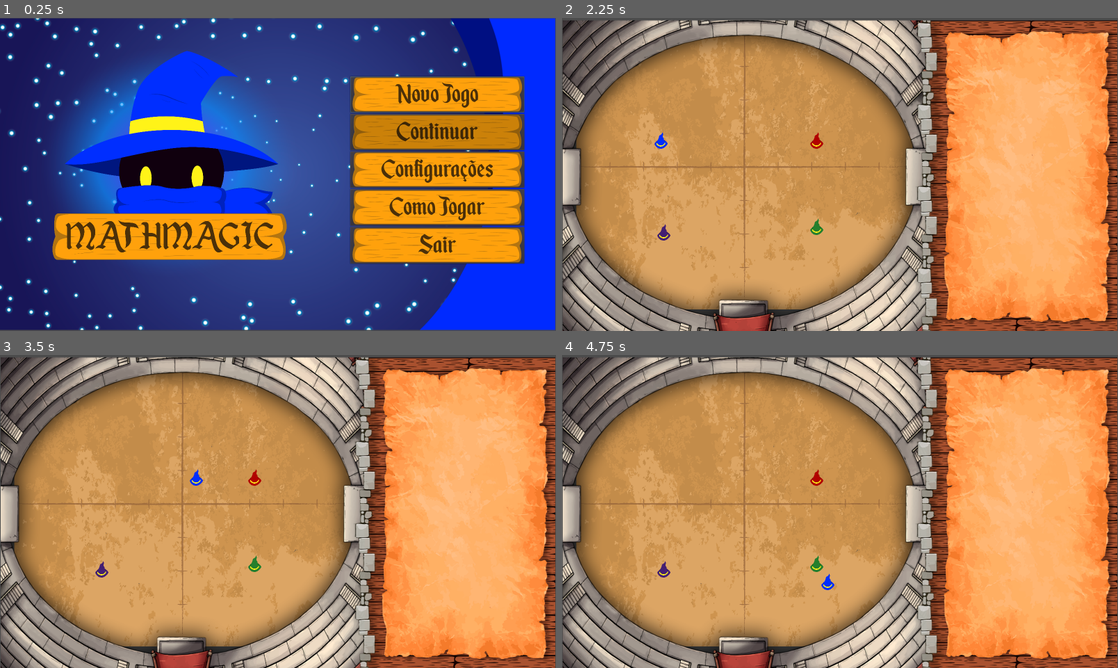
Above: before the commit, frames 1-4 (two rows, left to right).
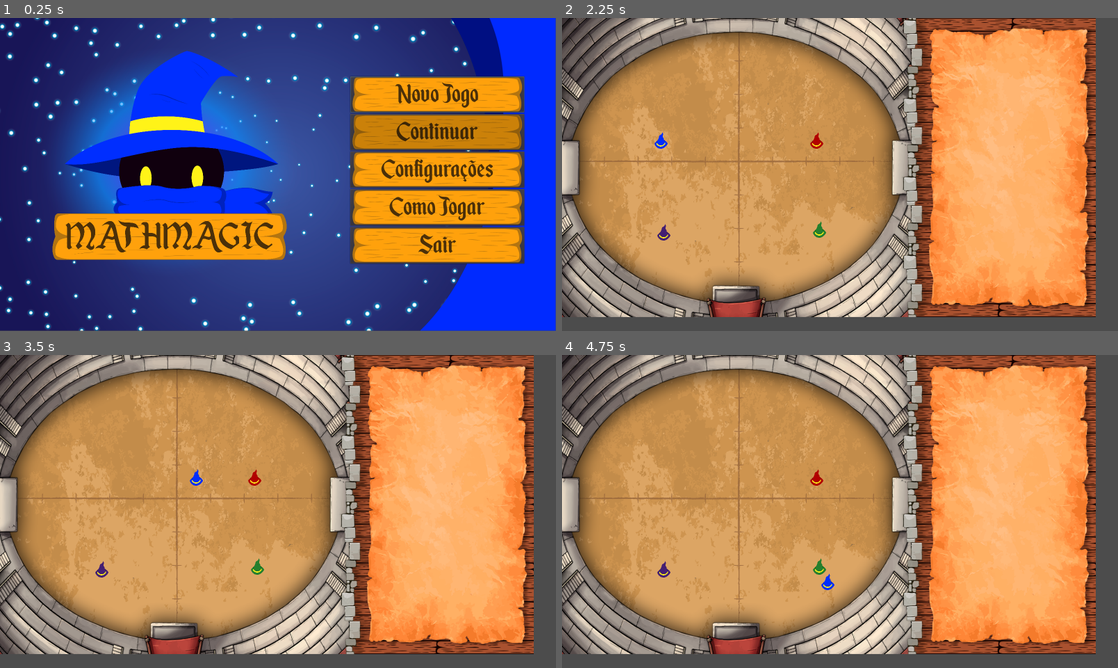
Above: after the commit, the same moments.

Repository: laraesquivel/math_magic
Game: Godot game, scene res://Menu.tscn
The game is run twice, just before and just after one commit, with the same random seed, the same clock (stepped at 60 frames per second) and the same inputs.
Inputs (mouse positions are in pixels of both pictures, inside the frame that each line leads up to):
- Up to frame 1 (0.25 s): no input
- Up to frame 2 (2.25 s): click (1001, 205) at 0.5 s; click (1001, 205) at 1.25 s; click (1001, 93) at 2 s
- Up to frame 3 (3.5 s): tap Enter at 2.75 s; hold D (ui_right) from 2.78 s (still down)
- Up to frame 4 (4.75 s): tap Space at 3.5 s; release D (ui_right) at 3.53 s; hold S (ui_down) 3.53-4.28 s; hold D (ui_right) from 4.28 s (still down)

The runs differ from the first frame. In frame 1, 1.5% of the frame differs, in the area x 0-100%, y 0-100%; in frame 2, 43%; in frame 3, 43%; in frame 4, 43%.

Commit message:
Maquina de estado de jogo incompleta

Diff:
--- a/Cenas/Fase1.tscn
+++ b/Cenas/Fase1.tscn
@@ -13,44 +13,48 @@
 [sub_resource type="RectangleShape2D" id=1]
 extents = Vector2( 21.75, 16.3125 )
 
-[node name="Fase1" type="Node2D"]
+[node name="Control" type="Control"]
+anchor_right = 1.0
+anchor_bottom = 1.0
+
+[node name="Fase1" type="Node2D" parent="."]
 script = ExtResource( 9 )
 
-[node name="Fundo" type="Sprite" parent="."]
-position = Vector2( 1664, 384 )
+[node name="Fundo" type="Sprite" parent="Fase1"]
+position = Vector2( 1648, 368 )
 scale = Vector2( 0.232256, 0.231232 )
 texture = ExtResource( 1 )
 offset = Vector2( -4903.25, 191.882 )
 
-[node name="Parede" type="Sprite" parent="."]
-position = Vector2( 800, 456 )
-scale = Vector2( 0.997778, 0.997778 )
+[node name="Parede" type="Sprite" parent="Fase1"]
+position = Vector2( 768, 429.75 )
+scale = Vector2( 0.96, 0.956111 )
 texture = ExtResource( 2 )
 
-[node name="Vermelho" type="Sprite" parent="."]
+[node name="Vermelho" type="Sprite" parent="Fase1"]
 position = Vector2( 733, 352 )
 scale = Vector2( 0.0135673, 0.0135673 )
 texture = ExtResource( 6 )
 
-[node name="Verde" type="Sprite" parent="."]
-position = Vector2( 733, 600 )
+[node name="Verde" type="Sprite" parent="Fase1"]
+position = Vector2( 741, 608 )
 scale = Vector2( 0.0135673, 0.0135673 )
 texture = ExtResource( 4 )
 
-[node name="Roxo" type="Sprite" parent="."]
+[node name="Roxo" type="Sprite" parent="Fase1"]
 position = Vector2( 293, 616 )
 scale = Vector2( 0.0135673, 0.0135673 )
 texture = ExtResource( 7 )
 
-[node name="AzulK" type="KinematicBody2D" parent="."]
+[node name="AzulK" type="KinematicBody2D" parent="Fase1"]
 script = ExtResource( 8 )
 
-[node name="Azul" type="Sprite" parent="AzulK"]
+[node name="Azul" type="Sprite" parent="Fase1/AzulK"]
 position = Vector2( 285, 352 )
 scale = Vector2( 0.0135673, 0.0135673 )
 texture = ExtResource( 5 )
 script = ExtResource( 3 )
 
-[node name="CollisionShape2DAzul" type="CollisionShape2D" parent="AzulK"]
+[node name="CollisionShape2DAzul" type="CollisionShape2D" parent="Fase1/AzulK"]
 position = Vector2( 289.25, 357.313 )
 shape = SubResource( 1 )
--- a/Menu.tscn
+++ b/Menu.tscn
@@ -20,7 +20,6 @@
 
 [node name="Fundo" type="Sprite" parent="."]
 position = Vector2( 799, 449 )
-scale = Vector2( 0.998789, 0.994618 )
 texture = ExtResource( 1 )
 
 [node name="Gliter" type="Sprite" parent="."]
--- a/scripts/Fase1/AzulK.gd
+++ b/scripts/Fase1/AzulK.gd
@@ -4,12 +4,13 @@
 # var a = 2
 # var b = "text"
 
+# Called when the node enters the scene tree for the first time.
+var daddy = null
 
-# Called when the node enters the scene tree for the first time.
 func _ready():
-	pass # Replace with function body.
-
-
+	print("KinematicBody lendo estado")
+	var daddy = get_parent()
+	print(daddy.get_player_turn())
 # Called every frame. 'delta' is the elapsed time since the previous frame.
 #func _process(delta):
 #	pass
@@ -18,6 +19,7 @@
 var velocity = Vector2()
 
 func get_input():
+
 	velocity = Vector2()
 	if Input.is_action_pressed("ui_right"):
 		velocity.x += 1
--- a/scripts/Fase1/Fase1.gd
+++ b/scripts/Fase1/Fase1.gd
@@ -5,12 +5,20 @@
 # var a = 2
 # var b = "text"
 
-var player_turn = 0
-var game_state = 0
+enum PLAYER_STATE {
+	Wait,
+	Azul,
+	Vermelho,
+	Verde,
+	Roxo
+}
+
+var player_turn = PLAYER_STATE.Wait
+
 
 # Called when the node enters the scene tree for the first time.
 func _ready():
-	pass # Replace with function body.
+	set_player_turn()
 
 func _input(event):
 	if event is InputEventKey and event.scancode == KEY_ESCAPE and event.pressed:
@@ -20,8 +28,29 @@
 #func _process(delta):
 #	pass
 
-func set_player_turn(turn):
-	player_turn = turn
+func set_player_turn():
+	if player_turn == PLAYER_STATE.Wait:
+		print("Trocando estado Wait-> Azul")
+		player_turn = PLAYER_STATE.Azul
 
-func get_plater_turn():
+	elif player_turn == PLAYER_STATE.Azul:
+		print("Trocando estado Azul - > Vermelho")
+		player_turn = PLAYER_STATE.Vermelho
+
+	elif player_turn == PLAYER_STATE.Vermelho:
+		print("Trocando estado Vermelho ->Verde")
+		player_turn = PLAYER_STATE.Verde
+
+	elif player_turn == PLAYER_STATE.Verde:
+		print("Trocando estado Verde -> Roxo")
+		player_turn = PLAYER_STATE.Roxo
+	else:
+		print("Trocando estado Roxo ->Azul")
+		player_turn = PLAYER_STATE.Azul
+
+func get_player_turn():
 	return player_turn
+
+func on_timer_out():
+	#Temporizador expirou
+	print("temporizador expirou")
